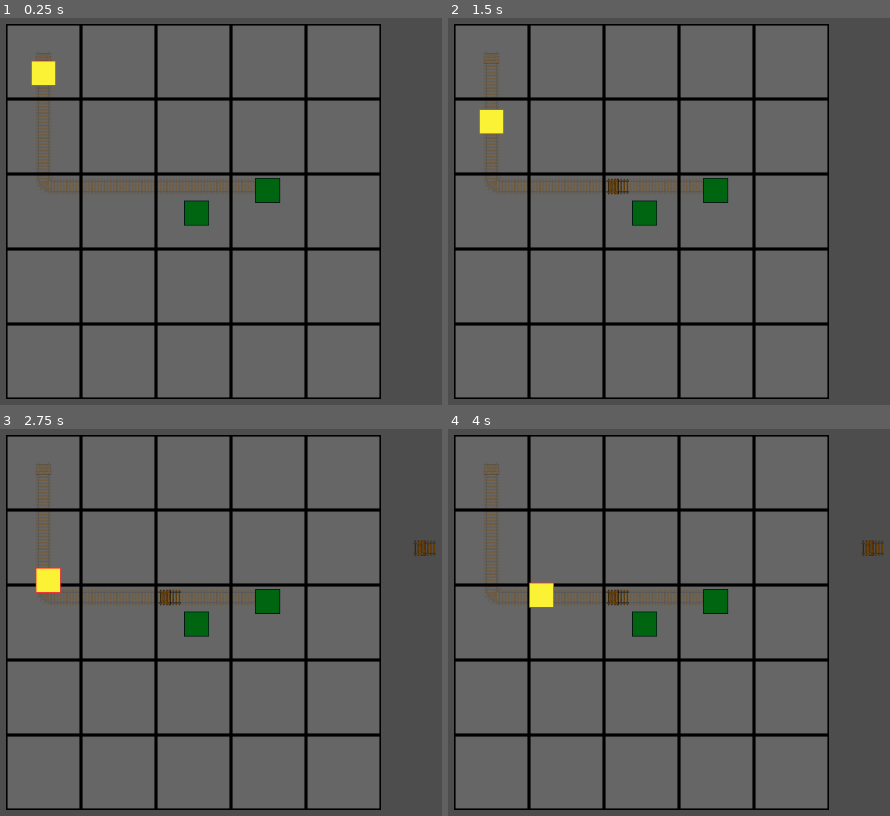
Above: before the commit, frames 1-4 (two rows, left to right).
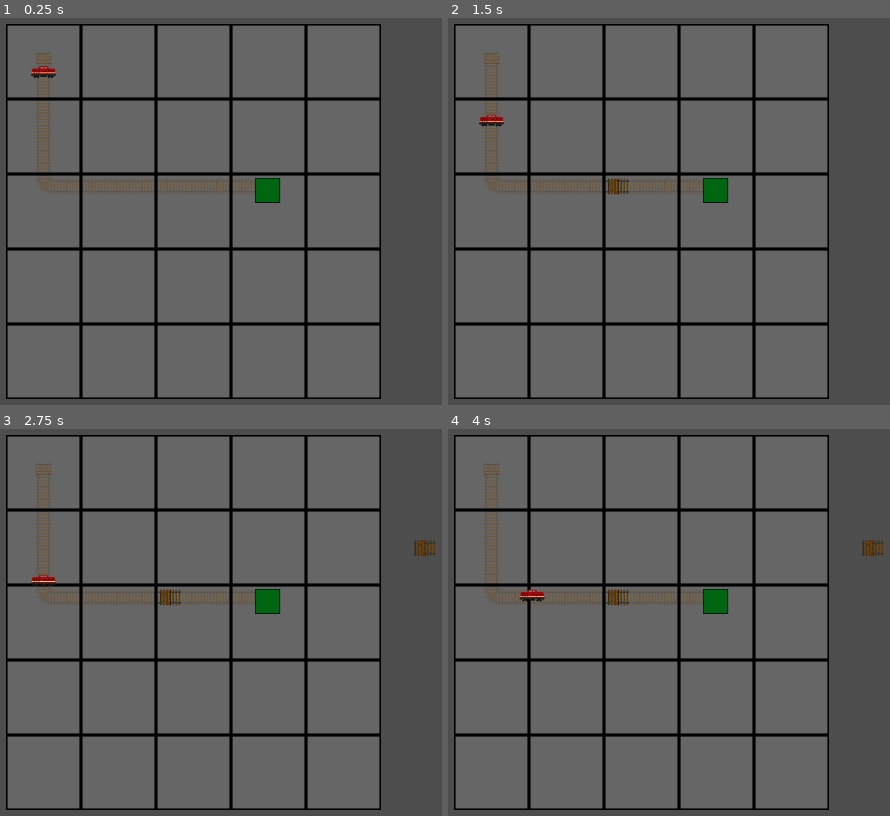
Above: after the commit, the same moments.

Repository: Deadlocz/UOL-Game-Jam-13
Game: Godot game, scene res://Level/schmevel.tscn
The game is run twice, just before and just after one commit, with the same random seed, the same clock (stepped at 60 frames per second) and the same inputs. This scene is started directly instead of the project's main scene.
Inputs (mouse positions are in pixels of both pictures, inside the frame that each line leads up to):
- Up to frame 1 (0.25 s): no input
- Up to frame 2 (1.5 s): move the mouse to (642, 211) at 0.52 s; click (642, 211) at 0.67 s; move the mouse to (655, 223) at 1.27 s; click (655, 223) at 1.42 s
- Up to frame 3 (2.75 s): move the mouse to (411, 537) at 2.02 s; click (411, 537) at 2.17 s
- Up to frame 4 (4 s): move the mouse to (872, 548) at 2.77 s; click (872, 548) at 2.92 s; move the mouse to (outside the picture) at 3.52 s; click (outside the picture) at 3.67 s

The runs differ from the first frame. In frame 1, 0.8% of the frame differs, in the area x 7-48%, y 10-54%; in frame 2, 0.7%; in frame 3, 0.8%; in frame 4, 0.8%, in the area x 16-48%, y 39-54%.

Commit message:
NavMesh changed
choo choo

Diff:
--- a/train-track-manic/Actors/Train/Train.tscn
+++ b/train-track-manic/Actors/Train/Train.tscn
@@ -1,7 +1,7 @@
 [gd_scene format=3 uid="uid://bit1ui22aykpx"]
 
 [ext_resource type="Script" uid="uid://bj71reg85o4d7" path="res://Actors/Train/train.gd" id="1_q62qj"]
-[ext_resource type="Texture2D" uid="uid://cevxnvakewmme" path="res://Level/test.png" id="2_6dyiy"]
+[ext_resource type="Texture2D" uid="uid://bbeymnwbai1uo" path="res://Actors/Train/V100.png" id="2_q62qj"]
 
 [sub_resource type="RectangleShape2D" id="RectangleShape2D_q62qj"]
 
@@ -12,7 +12,10 @@
 shape = SubResource("RectangleShape2D_q62qj")
 
 [node name="Sprite2D" type="Sprite2D" parent="CollisionShape2D" unique_id=190236208]
-texture = ExtResource("2_6dyiy")
+texture = ExtResource("2_q62qj")
 
 [node name="NavigationAgent2D" type="NavigationAgent2D" parent="." unique_id=2014716535]
+path_desired_distance = 10.0
+target_desired_distance = 0.1
 path_postprocessing = 1
+simplify_path = true
--- a/train-track-manic/Level/rails.tres
+++ b/train-track-manic/Level/rails.tres
@@ -3,26 +3,182 @@
 [ext_resource type="Texture2D" uid="uid://bhxberm4ooxwl" path="res://Level/Tileset.png" id="1_50tyj"]
 
 [sub_resource type="NavigationPolygon" id="NavigationPolygon_50tyj"]
-vertices = PackedVector2Array(16, 16, -16, 16, -16, -16, 16, -16)
-polygons = Array[PackedInt32Array]([PackedInt32Array(0, 1, 2, 3)])
-outlines = Array[PackedVector2Array]([PackedVector2Array(-16, -16, 16, -16, 16, 16, -16, 16)])
+vertices = PackedVector2Array(8, 16, -8, 16, -8, -12, 8, -12)
+polygons = Array[PackedInt32Array]([PackedInt32Array(0, 1, 2, 3)])
+outlines = Array[PackedVector2Array]([PackedVector2Array(-8, -12, 8, -12, 8, 16, -8, 16)])
 agent_radius = 0.0
 
 [sub_resource type="NavigationPolygon" id="NavigationPolygon_6q4ot"]
-vertices = PackedVector2Array(16, 16, -16, 16, -16, -16, 16, -16)
-polygons = Array[PackedInt32Array]([PackedInt32Array(0, 1, 2, 3)])
-outlines = Array[PackedVector2Array]([PackedVector2Array(-16, -16, 16, -16, 16, 16, -16, 16)])
+vertices = PackedVector2Array(8, 16, -8, 16, -8, -16, 8, -16)
+polygons = Array[PackedInt32Array]([PackedInt32Array(0, 1, 2, 3)])
+outlines = Array[PackedVector2Array]([PackedVector2Array(8, -16, 8, 16, -8, 16, -8, -16)])
 agent_radius = 0.0
 
 [sub_resource type="NavigationPolygon" id="NavigationPolygon_qunpr"]
-vertices = PackedVector2Array(16, 16, -16, 16, -16, -16, 16, -16)
-polygons = Array[PackedInt32Array]([PackedInt32Array(0, 1, 2, 3)])
-outlines = Array[PackedVector2Array]([PackedVector2Array(-16, -16, 16, -16, 16, 16, -16, 16)])
+vertices = PackedVector2Array(8, 12, -8, 12, -8, -16, 8, -16)
+polygons = Array[PackedInt32Array]([PackedInt32Array(0, 1, 2, 3)])
+outlines = Array[PackedVector2Array]([PackedVector2Array(-8, -16, 8, -16, 8, 12, -8, 12)])
+agent_radius = 0.0
+
+[sub_resource type="NavigationPolygon" id="NavigationPolygon_rg4ie"]
+vertices = PackedVector2Array(8, 8, -8, 8, -8, -8, 8, -8)
+polygons = Array[PackedInt32Array]([PackedInt32Array(0, 1, 2, 3)])
+outlines = Array[PackedVector2Array]([PackedVector2Array(-8, 8, -8, 8, -8, 8, -8, -8, -8, -8, -8, -8, 8, -8, 8, -8, 8, -8, 8, 8, 8, 8, 8, 8)])
+agent_radius = 0.0
+
+[sub_resource type="NavigationPolygon" id="NavigationPolygon_fjd18"]
+vertices = PackedVector2Array(8, -8, 16, -8, 16, 8, 8, 8, -4, -4, -8, 8, 8, 16, -8, 16)
+polygons = Array[PackedInt32Array]([PackedInt32Array(0, 1, 2, 3, 4), PackedInt32Array(5, 4, 3, 6, 7)])
+outlines = Array[PackedVector2Array]([PackedVector2Array(-4, -4, -4, -4, -4, -4, 8, -8, 8, -8, 16, -8, 16, 8, 8, 8, 8, 16, -8, 16, -8, 8, -8, 8)])
+agent_radius = 0.0
+
+[sub_resource type="NavigationPolygon" id="NavigationPolygon_kunqw"]
+vertices = PackedVector2Array(8, -8, 16, -8, 16, 8, 8, 8, 8, 16, -8, 16, -8, -16, 8, -16)
+polygons = Array[PackedInt32Array]([PackedInt32Array(0, 1, 2, 3), PackedInt32Array(3, 4, 5, 6), PackedInt32Array(0, 3, 6), PackedInt32Array(7, 0, 6)])
+outlines = Array[PackedVector2Array]([PackedVector2Array(-8, 16, -8, -16, 8, -16, 8, -8, 16, -8, 16, 8, 8, 8, 8, 16)])
+agent_radius = 0.0
+
+[sub_resource type="NavigationPolygon" id="NavigationPolygon_05o5o"]
+vertices = PackedVector2Array(16, -8, 16, 8, -4, 4, 8, -8, -8, -16, 8, -16)
+polygons = Array[PackedInt32Array]([PackedInt32Array(0, 1, 2, 3), PackedInt32Array(3, 2, 4, 5)])
+outlines = Array[PackedVector2Array]([PackedVector2Array(-8, -16, 8, -16, 8, -8, 16, -8, 16, 8, -4, 4)])
+agent_radius = 0.0
+
+[sub_resource type="NavigationPolygon" id="NavigationPolygon_6synm"]
+vertices = PackedVector2Array(16, 8, -12, 8, -12, -8, 16, -8)
+polygons = Array[PackedInt32Array]([PackedInt32Array(0, 1, 2, 3)])
+outlines = Array[PackedVector2Array]([PackedVector2Array(16, -8, 16, 8, -12, 8, -12, -8)])
+agent_radius = 0.0
+
+[sub_resource type="NavigationPolygon" id="NavigationPolygon_wwrxp"]
+vertices = PackedVector2Array(16, -8, 16, 8, 8, 8, -16, -8, 8, 16, -8, 16, -8, 8, -16, 8)
+polygons = Array[PackedInt32Array]([PackedInt32Array(0, 1, 2, 3), PackedInt32Array(2, 4, 5, 6), PackedInt32Array(3, 2, 6), PackedInt32Array(3, 6, 7)])
+outlines = Array[PackedVector2Array]([PackedVector2Array(-16, -8, 16, -8, 16, 8, 8, 8, 8, 16, -8, 16, -8, 8, -16, 8)])
+agent_radius = 0.0
+
+[sub_resource type="NavigationPolygon" id="NavigationPolygon_2djex"]
+vertices = PackedVector2Array(8, -8, 16, -8, 16, 8, 8, 8, 8, 16, -8, 16, -8, 8, -8, -8, -16, 8, -16, -8, 8, -16, -8, -16)
+polygons = Array[PackedInt32Array]([PackedInt32Array(0, 1, 2, 3), PackedInt32Array(3, 4, 5, 6), PackedInt32Array(0, 3, 6, 7), PackedInt32Array(6, 8, 9, 7), PackedInt32Array(10, 0, 7, 11)])
+outlines = Array[PackedVector2Array]([PackedVector2Array(-16, -8, -8, -8, -8, -16, 8, -16, 8, -8, 16, -8, 16, 8, 8, 8, 8, 16, -8, 16, -8, 8, -16, 8)])
+agent_radius = 0.0
+
+[sub_resource type="NavigationPolygon" id="NavigationPolygon_1afr6"]
+vertices = PackedVector2Array(8, -8, 16, -8, 16, 8, -16, 8, -16, -8, -8, -8, 8, -16, -8, -16)
+polygons = Array[PackedInt32Array]([PackedInt32Array(0, 1, 2, 3), PackedInt32Array(3, 4, 5), PackedInt32Array(0, 3, 5, 6), PackedInt32Array(6, 5, 7)])
+outlines = Array[PackedVector2Array]([PackedVector2Array(16, 8, -16, 8, -16, -8, -8, -8, -8, -16, 8, -16, 8, -8, 16, -8)])
+agent_radius = 0.0
+
+[sub_resource type="NavigationPolygon" id="NavigationPolygon_uv4k4"]
+vertices = PackedVector2Array(16, 8, -16, 8, -16, -8, 16, -8)
+polygons = Array[PackedInt32Array]([PackedInt32Array(0, 1, 2, 3)])
+outlines = Array[PackedVector2Array]([PackedVector2Array(16, 8, -16, 8, -16, -8, 16, -8)])
+agent_radius = 0.0
+
+[sub_resource type="NavigationPolygon" id="NavigationPolygon_tgdo4"]
+vertices = PackedVector2Array(8, 8, 8, 16, -8, 16, -8, 8, 4, -4, -8, -8, -16, 8, -16, -8)
+polygons = Array[PackedInt32Array]([PackedInt32Array(0, 1, 2, 3, 4), PackedInt32Array(5, 4, 3, 6, 7)])
+outlines = Array[PackedVector2Array]([PackedVector2Array(4, -4, 4, -4, 4, -4, 8, 8, 8, 8, 8, 16, -8, 16, -8, 8, -16, 8, -16, -8, -8, -8, -8, -8)])
+agent_radius = 0.0
+
+[sub_resource type="NavigationPolygon" id="NavigationPolygon_i1yyd"]
+vertices = PackedVector2Array(8, -16, 8, 16, -8, 16, -8, 8, -16, 8, -16, -8, -8, -8, -8, -16)
+polygons = Array[PackedInt32Array]([PackedInt32Array(0, 1, 2, 3), PackedInt32Array(3, 4, 5, 6), PackedInt32Array(0, 3, 6), PackedInt32Array(0, 6, 7)])
+outlines = Array[PackedVector2Array]([PackedVector2Array(8, -16, 8, 16, -8, 16, -8, 8, -16, 8, -16, -8, -8, -8, -8, -16)])
+agent_radius = 0.0
+
+[sub_resource type="NavigationPolygon" id="NavigationPolygon_erhl8"]
+vertices = PackedVector2Array(-8, 8, -16, 8, -16, -8, -8, -8, 4, 4, 8, -16, 8, -8, -8, -16)
+polygons = Array[PackedInt32Array]([PackedInt32Array(0, 1, 2, 3, 4), PackedInt32Array(5, 6, 4, 3, 7)])
+outlines = Array[PackedVector2Array]([PackedVector2Array(4, 4, 4, 4, 4, 4, -8, 8, -8, 8, -16, 8, -16, -8, -8, -8, -8, -16, 8, -16, 8, -8, 8, -8)])
+agent_radius = 0.0
+
+[sub_resource type="NavigationPolygon" id="NavigationPolygon_ogf07"]
+vertices = PackedVector2Array(12, 8, -16, 8, -16, -8, 12, -8)
+polygons = Array[PackedInt32Array]([PackedInt32Array(0, 1, 2, 3)])
+outlines = Array[PackedVector2Array]([PackedVector2Array(-16, 8, -16, -8, 12, -8, 12, 8)])
 agent_radius = 0.0
 
 [sub_resource type="TileSetAtlasSource" id="TileSetAtlasSource_6q4ot"]
 texture = ExtResource("1_50tyj")
 texture_region_size = Vector2i(32, 32)
+3:1/0 = 0
+3:1/0/terrain_set = 0
+3:1/0/terrain = 0
+3:1/0/terrains_peering_bit/bottom_side = 0
+3:1/0/terrains_peering_bit/left_side = 0
+3:1/0/terrains_peering_bit/top_side = 0
+3:1/0/navigation_layer_0/polygon = SubResource("NavigationPolygon_i1yyd")
+3:2/0 = 0
+3:2/0/terrain_set = 0
+3:2/0/terrain = 0
+3:2/0/terrains_peering_bit/left_side = 0
+3:2/0/terrains_peering_bit/top_side = 0
+3:2/0/navigation_layer_0/polygon = SubResource("NavigationPolygon_erhl8")
+2:0/0 = 0
+2:0/0/terrain_set = 0
+2:0/0/terrain = 0
+2:0/0/terrains_peering_bit/right_side = 0
+2:0/0/terrains_peering_bit/bottom_side = 0
+2:0/0/terrains_peering_bit/left_side = 0
+2:0/0/navigation_layer_0/polygon = SubResource("NavigationPolygon_wwrxp")
+2:1/0 = 0
+2:1/0/terrain_set = 0
+2:1/0/terrain = 0
+2:1/0/terrains_peering_bit/right_side = 0
+2:1/0/terrains_peering_bit/bottom_side = 0
+2:1/0/terrains_peering_bit/left_side = 0
+2:1/0/terrains_peering_bit/top_side = 0
+2:1/0/navigation_layer_0/polygon = SubResource("NavigationPolygon_2djex")
+3:0/0 = 0
+3:0/0/terrain_set = 0
+3:0/0/terrain = 0
+3:0/0/terrains_peering_bit/bottom_side = 0
+3:0/0/terrains_peering_bit/left_side = 0
+3:0/0/navigation_layer_0/polygon = SubResource("NavigationPolygon_tgdo4")
+0:1/0 = 0
+0:1/0/terrain_set = 0
+0:1/0/terrain = 0
+0:1/0/terrains_peering_bit/bottom_side = 0
+0:1/0/terrains_peering_bit/top_side = 0
+0:1/0/navigation_layer_0/polygon = SubResource("NavigationPolygon_6q4ot")
+0:2/0 = 0
+0:2/0/terrain_set = 0
+0:2/0/terrain = 0
+0:2/0/terrains_peering_bit/top_side = 0
+0:2/0/navigation_layer_0/polygon = SubResource("NavigationPolygon_qunpr")
+0:3/0 = 0
+0:3/0/terrain_set = 0
+0:3/0/terrain = 0
+0:3/0/navigation_layer_0/polygon = SubResource("NavigationPolygon_rg4ie")
+1:3/0 = 0
+1:3/0/terrain_set = 0
+1:3/0/terrain = 0
+1:3/0/terrains_peering_bit/right_side = 0
+1:3/0/navigation_layer_0/polygon = SubResource("NavigationPolygon_6synm")
+1:2/0 = 0
+1:2/0/terrain_set = 0
+1:2/0/terrain = 0
+1:2/0/terrains_peering_bit/right_side = 0
+1:2/0/terrains_peering_bit/top_side = 0
+1:2/0/navigation_layer_0/polygon = SubResource("NavigationPolygon_05o5o")
+2:2/0 = 0
+2:2/0/terrain_set = 0
+2:2/0/terrain = 0
+2:2/0/terrains_peering_bit/right_side = 0
+2:2/0/terrains_peering_bit/left_side = 0
+2:2/0/terrains_peering_bit/top_side = 0
+2:2/0/navigation_layer_0/polygon = SubResource("NavigationPolygon_1afr6")
+2:3/0 = 0
+2:3/0/terrain_set = 0
+2:3/0/terrain = 0
+2:3/0/terrains_peering_bit/right_side = 0
+2:3/0/terrains_peering_bit/left_side = 0
+2:3/0/navigation_layer_0/polygon = SubResource("NavigationPolygon_uv4k4")
+3:3/0 = 0
+3:3/0/terrain_set = 0
+3:3/0/terrain = 0
+3:3/0/terrains_peering_bit/left_side = 0
+3:3/0/navigation_layer_0/polygon = SubResource("NavigationPolygon_ogf07")
 0:0/0 = 0
 0:0/0/terrain_set = 0
 0:0/0/terrain = 0
@@ -33,92 +189,14 @@
 1:0/0/terrain = 0
 1:0/0/terrains_peering_bit/right_side = 0
 1:0/0/terrains_peering_bit/bottom_side = 0
-1:0/0/navigation_layer_0/polygon = SubResource("NavigationPolygon_qunpr")
-2:0/0 = 0
-2:0/0/terrain_set = 0
-2:0/0/terrain = 0
-2:0/0/terrains_peering_bit/right_side = 0
-2:0/0/terrains_peering_bit/bottom_side = 0
-2:0/0/terrains_peering_bit/left_side = 0
-2:0/0/navigation_layer_0/polygon = SubResource("NavigationPolygon_qunpr")
-3:0/0 = 0
-3:0/0/terrain_set = 0
-3:0/0/terrain = 0
-3:0/0/terrains_peering_bit/bottom_side = 0
-3:0/0/terrains_peering_bit/left_side = 0
-3:0/0/navigation_layer_0/polygon = SubResource("NavigationPolygon_qunpr")
-0:1/0 = 0
-0:1/0/terrain_set = 0
-0:1/0/terrain = 0
-0:1/0/terrains_peering_bit/bottom_side = 0
-0:1/0/terrains_peering_bit/top_side = 0
-0:1/0/navigation_layer_0/polygon = SubResource("NavigationPolygon_50tyj")
+1:0/0/navigation_layer_0/polygon = SubResource("NavigationPolygon_fjd18")
 1:1/0 = 0
 1:1/0/terrain_set = 0
 1:1/0/terrain = 0
 1:1/0/terrains_peering_bit/right_side = 0
 1:1/0/terrains_peering_bit/bottom_side = 0
 1:1/0/terrains_peering_bit/top_side = 0
-1:1/0/navigation_layer_0/polygon = SubResource("NavigationPolygon_qunpr")
-2:1/0 = 0
-2:1/0/terrain_set = 0
-2:1/0/terrain = 0
-2:1/0/terrains_peering_bit/right_side = 0
-2:1/0/terrains_peering_bit/bottom_side = 0
-2:1/0/terrains_peering_bit/left_side = 0
-2:1/0/terrains_peering_bit/top_side = 0
-2:1/0/navigation_layer_0/polygon = SubResource("NavigationPolygon_qunpr")
-3:1/0 = 0
-3:1/0/terrain_set = 0
-3:1/0/terrain = 0
-3:1/0/terrains_peering_bit/bottom_side = 0
-3:1/0/terrains_peering_bit/left_side = 0
-3:1/0/terrains_peering_bit/top_side = 0
-3:1/0/navigation_layer_0/polygon = SubResource("NavigationPolygon_qunpr")
-0:2/0 = 0
-0:2/0/terrain_set = 0
-0:2/0/terrain = 0
-0:2/0/terrains_peering_bit/top_side = 0
-0:2/0/navigation_layer_0/polygon = SubResource("NavigationPolygon_50tyj")
-1:2/0 = 0
-1:2/0/terrain_set = 0
-1:2/0/terrain = 0
-1:2/0/terrains_peering_bit/right_side = 0
-1:2/0/terrains_peering_bit/top_side = 0
-1:2/0/navigation_layer_0/polygon = SubResource("NavigationPolygon_qunpr")
-2:2/0 = 0
-2:2/0/terrain_set = 0
-2:2/0/terrain = 0
-2:2/0/terrains_peering_bit/right_side = 0
-2:2/0/terrains_peering_bit/left_side = 0
-2:2/0/terrains_peering_bit/top_side = 0
-2:2/0/navigation_layer_0/polygon = SubResource("NavigationPolygon_qunpr")
-3:2/0 = 0
-3:2/0/terrain_set = 0
-3:2/0/terrain = 0
-3:2/0/terrains_peering_bit/left_side = 0
-3:2/0/terrains_peering_bit/top_side = 0
-3:2/0/navigation_layer_0/polygon = SubResource("NavigationPolygon_qunpr")
-0:3/0 = 0
-0:3/0/terrain_set = 0
-0:3/0/terrain = 0
-0:3/0/navigation_layer_0/polygon = SubResource("NavigationPolygon_6q4ot")
-1:3/0 = 0
-1:3/0/terrain_set = 0
-1:3/0/terrain = 0
-1:3/0/terrains_peering_bit/right_side = 0
-1:3/0/navigation_layer_0/polygon = SubResource("NavigationPolygon_qunpr")
-2:3/0 = 0
-2:3/0/terrain_set = 0
-2:3/0/terrain = 0
-2:3/0/terrains_peering_bit/right_side = 0
-2:3/0/terrains_peering_bit/left_side = 0
-2:3/0/navigation_layer_0/polygon = SubResource("NavigationPolygon_qunpr")
-3:3/0 = 0
-3:3/0/terrain_set = 0
-3:3/0/terrain = 0
-3:3/0/terrains_peering_bit/left_side = 0
-3:3/0/navigation_layer_0/polygon = SubResource("NavigationPolygon_qunpr")
+1:1/0/navigation_layer_0/polygon = SubResource("NavigationPolygon_kunqw")
 
 [resource]
 tile_size = Vector2i(32, 32)
--- a/train-track-manic/Level/schmevel.tscn
+++ b/train-track-manic/Level/schmevel.tscn
@@ -43,9 +43,6 @@
 
 [node name="Train" parent="." unique_id=1029754237 node_paths=PackedStringArray("target") instance=ExtResource("7_g0nup")]
 position = Vector2(144, 83)
-target = NodePath("../Station2")
-
-[node name="Station2" parent="." unique_id=836404879 instance=ExtResource("6_kx012")]
-position = Vector2(340, 274)
+target = NodePath("../Station")
 
 [connection signal="gui_input" from="Grid" to="." method="_on_grid_gui_input"]
